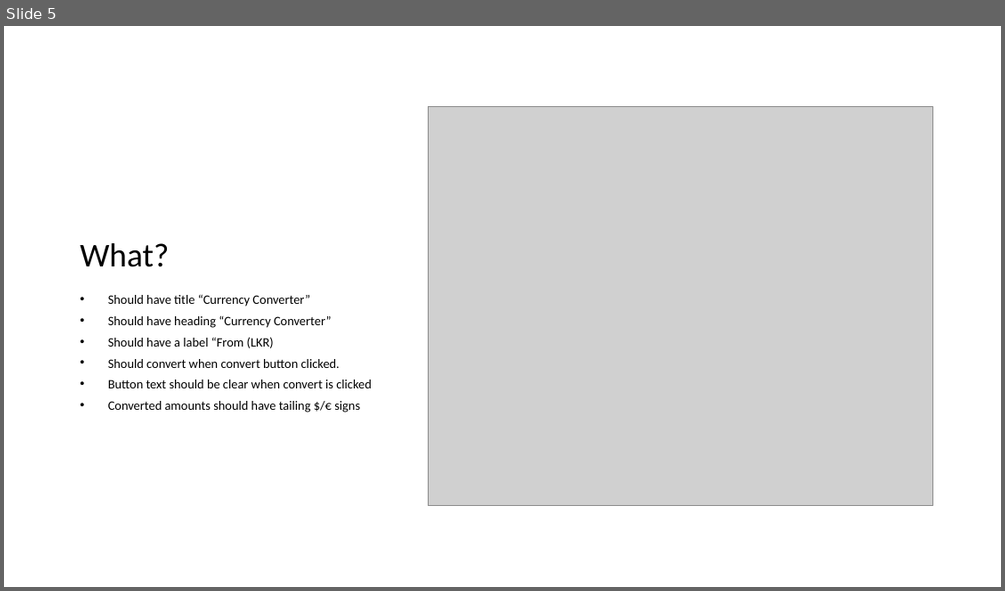
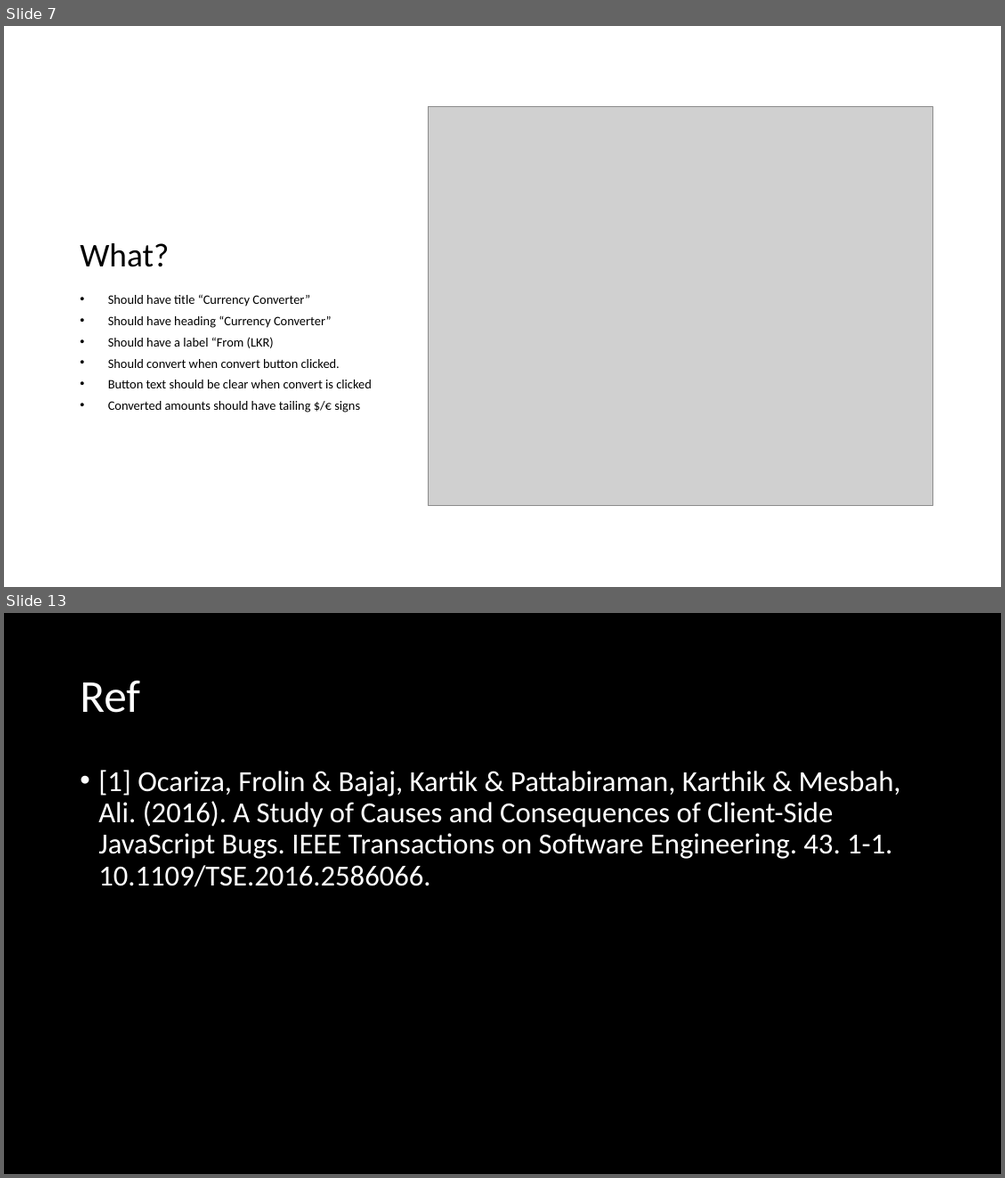
Before and after one commit to melkorCBA/testing-in-frontend, a slide deck: Reliable Frontends.pptx. Shown one above the other, each under a label of ours: slide 5 before the commit, slides 7 and 13 after it; the slides between them are not shown. The pictures are 1005x591 and 1005x1178 pixels, drawn with LibreOffice and Linux fonts; fonts in the diff are those of the drawing; grey boxes stand for pictures. Boxes give left, top, right and bottom in pixels: in the first picture for what was removed or moved away, otherwise in the second. Text is boxed around its words. In the diff, an @@ line names an element or a change of style, - is before the commit and + after.

```diff
--- a/Reliable Frontends.pptx
+++ b/Reliable Frontends.pptx
@@ slide 13 added at (4, 613, 1001, 1174), background #000000 @@
@@ title added at (80, 680, 140, 713), 44 pt, text #FFFFFF @@
+Ref
@@ text added at (98, 770, 901, 887), 28 pt, text #FFFFFF @@
+• [1] Ocariza, Frolin & Bajaj, Kartik & Pattabiraman, Karthik & Mesbah, Ali. (2016). A Study of Causes and Consequences of Client-Side JavaScript Bugs. IEEE Transactions on Software Engineering. 43. 1-1. 10.1109/TSE.2016.2586066.
@@ what was slide 5 is now slide 7 @@
```
Also in this commit, not shown: 5 slides changed, 2 other slides added, 4 slides removed, 3 other files.
